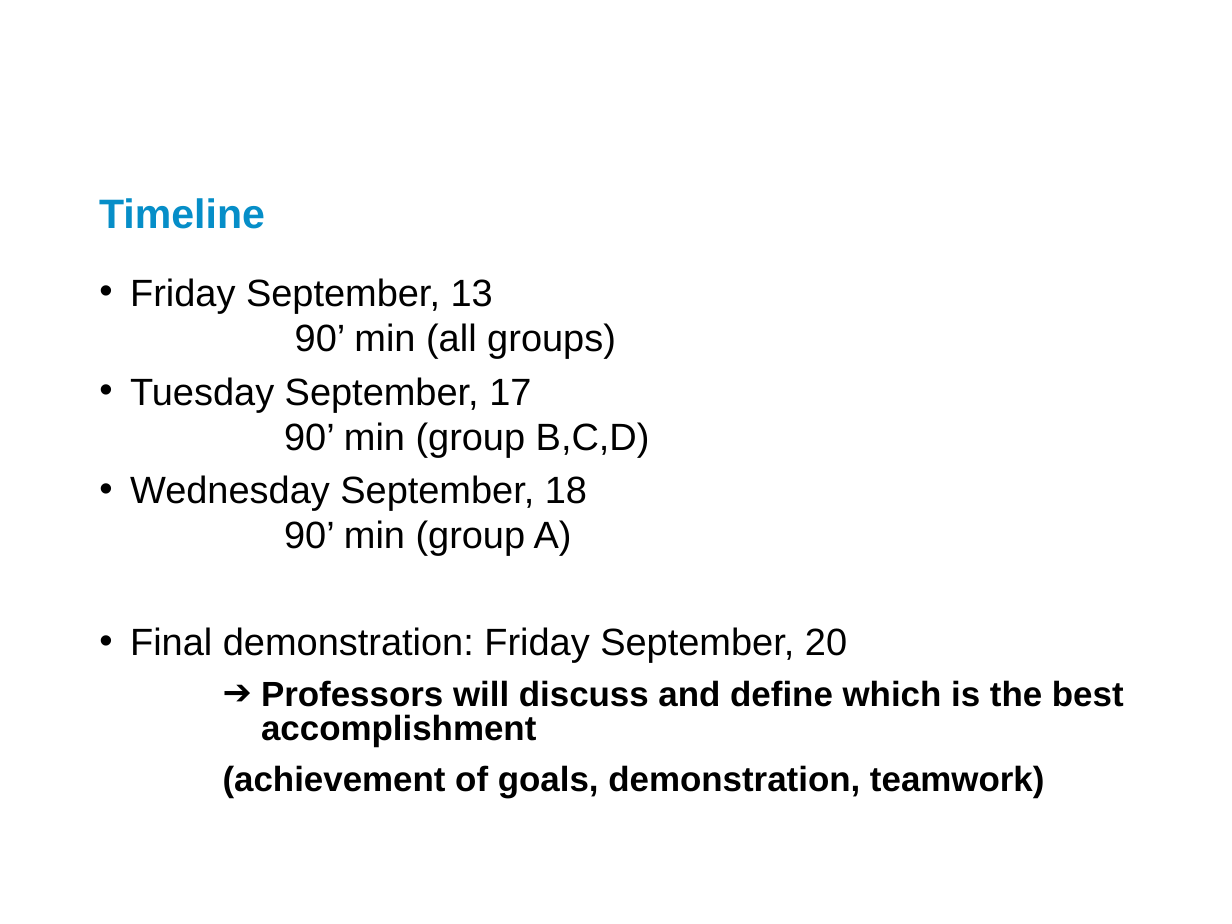
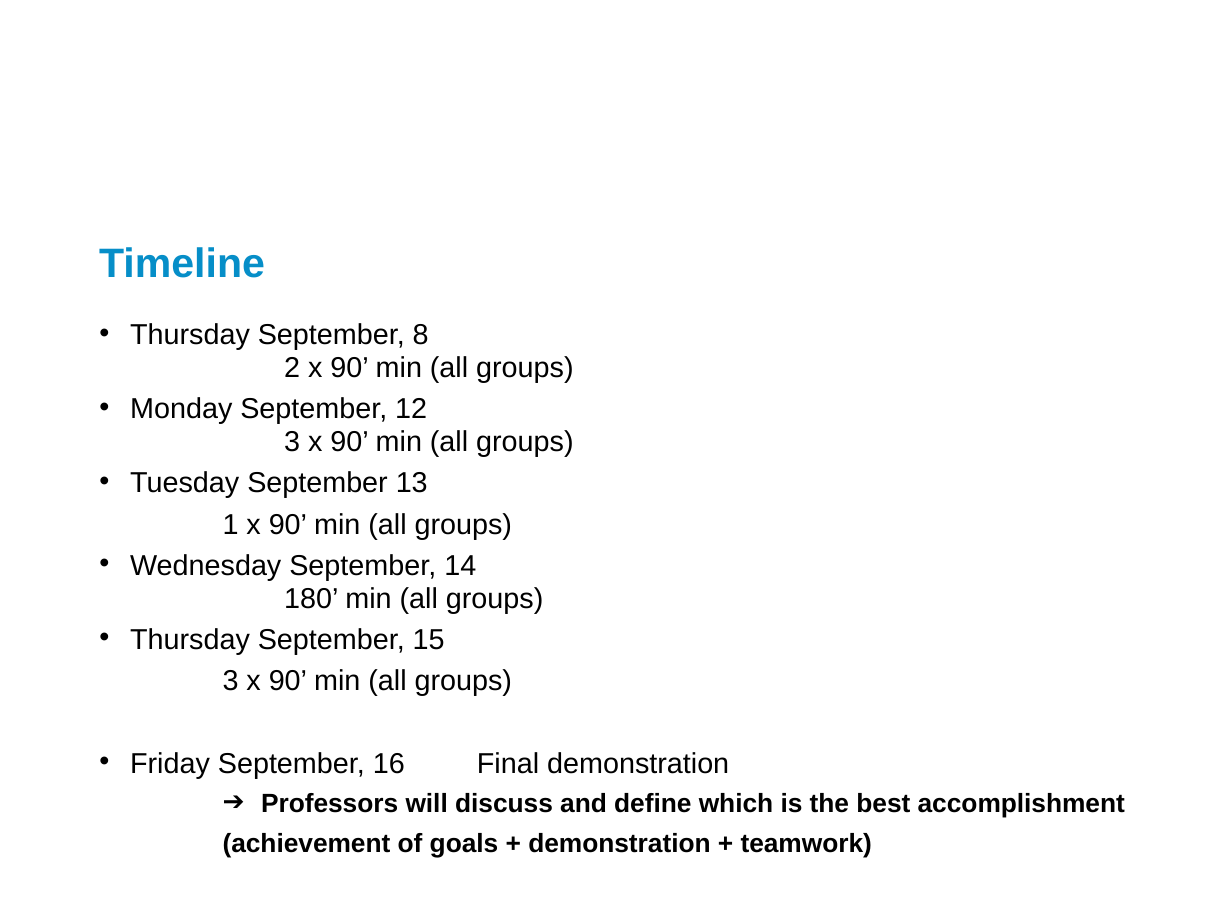
Before and after one commit to LucMarechal/JFWM2024, a slide deck: slide 10 of JFWM2022 - Introduction.pptx. Drawn at 1232x924 pixels with LibreOffice and Linux fonts; fonts in the diff are those of the drawing; background and template pictures are left out. Boxes give left, top, right and bottom in pixels: in the first picture for what was removed or moved away, otherwise in the second. Text is boxed around its words. In the diff, an @@ line names an element or a change of style, - is before the commit and + after.

```diff
--- a/JFWM2022 - Introduction.pptx
+++ b/JFWM2022 - Introduction.pptx
@@ text "Timeline": place and size @@
-text "Timeline" at [99,198,265,229]
+text "Timeline" at [99,247,265,278]
@@ text "Thursday September, 8": place and size @@
-text "Thursday September, 8" at [130,278,1124,797]
+text "Thursday September, 8" at [130,323,1125,857]
@@ text at [130,323,729,778]: text changed; size 22.2 to 16.8 pt @@
-  • Friday September, 13
-  90’ min (all groups)
-  • Tuesday September, 17
-  90’ min (group B,C,D)
-  • Wednesday September, 18
-  90’ min (group A)
-  • Final demonstration: Friday September, 20
+  • Thursday September, 8
+  2 x 90’ min (all groups)
+  • Monday September, 12
+  3 x 90’ min (all groups)
+  • Tuesday September 13
+  1 x 90’ min (all groups)
+  • Wednesday September, 14
+  180’ min (all groups)
+  • Thursday September, 15
+  3 x 90’ min (all groups)
+  • Friday September, 16 Final demonstration
@@ text at [261,793,1125,818]: size 20.4 to 15.4 pt in "Professors will discuss and define which is ..."; line spacing 0.8 to 0.7 @@
@@ text at [223,833,872,857]: text changed; size 20.4 to 15.4 pt @@
-      (achievement of goals, demonstration, teamwork)
+      (achievement of goals + demonstration + teamwork)
```
Also in this commit, not shown: 4 other slides changed, 2 slides added, 2 slides removed.
